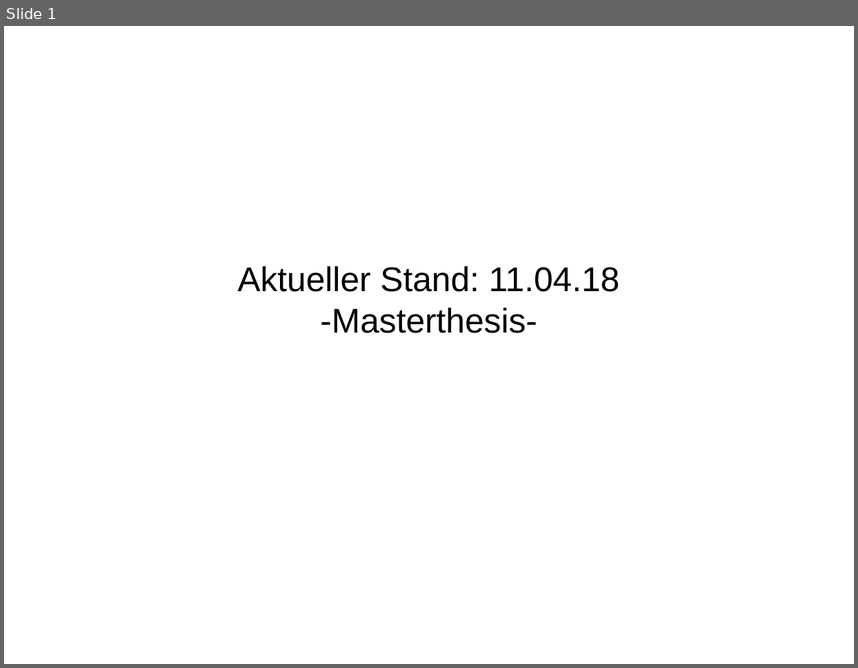
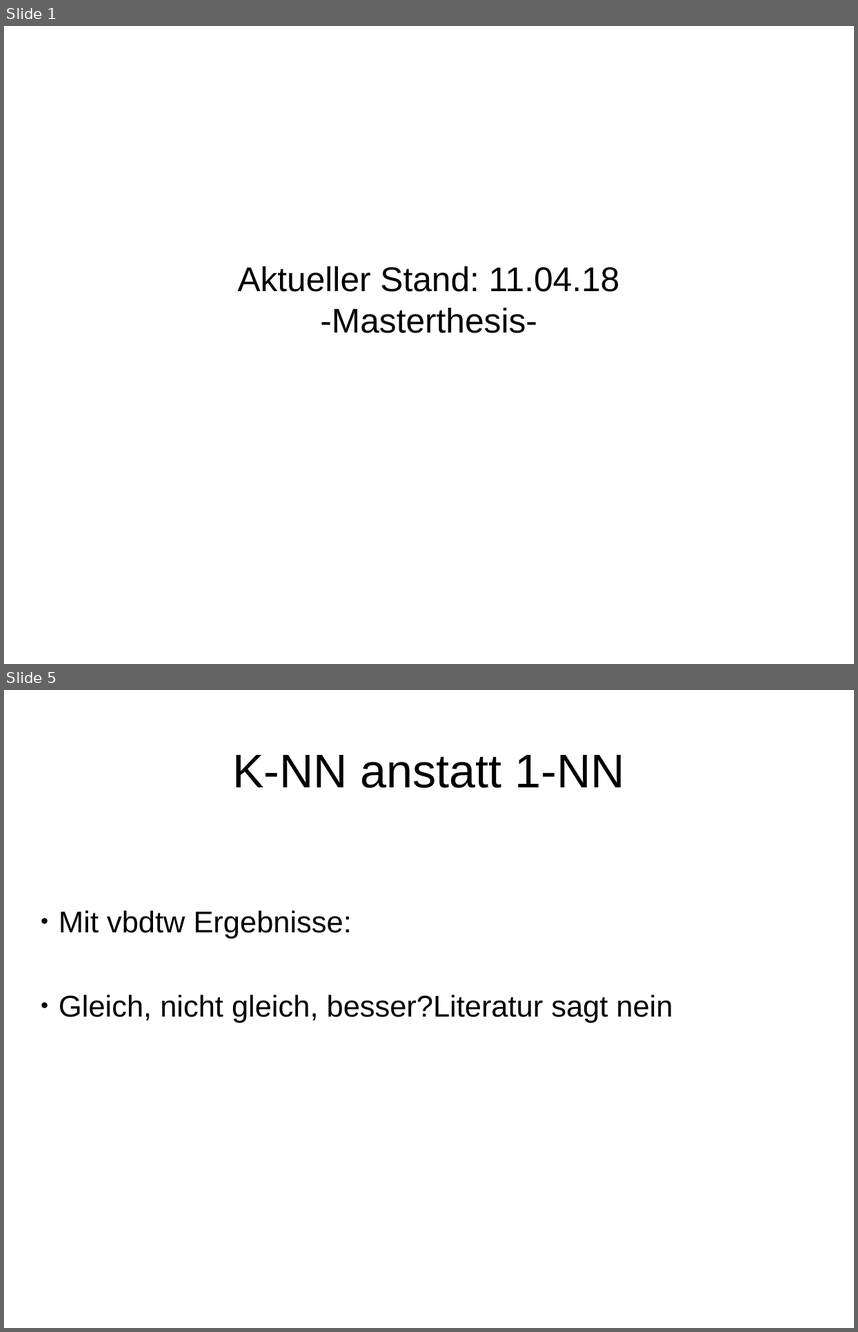
Before and after one commit to HannahSyrek/MTAnalysisOfCGMCurves, a slide deck: presentations/presentation_11_04_18.odp. Shown one above the other, each under a label of ours: slide 1 before the commit, slides 1 and 5 after it; the slides between them are not shown. The pictures are 858x668 and 858x1332 pixels, drawn with LibreOffice and Linux fonts; fonts in the diff are those of the drawing. Boxes give left, top, right and bottom in pixels: in the first picture for what was removed or moved away, otherwise in the second. Text is boxed around its words. In the diff, an @@ line names an element or a change of style, - is before the commit and + after.

```diff
--- a/presentations/presentation_11_04_18.odp
+++ b/presentations/presentation_11_04_18.odp
@@ slide 5 added at [4, 690, 854, 1328], background #FFFFFF @@
@@ title added at [232, 755, 624, 788], 44 pt, text #000000 @@
+K-NN anstatt 1-NN
@@ subtitle added at [59, 910, 673, 1023], 28 pt, text #000000 @@
+● Mit vbdtw Ergebnisse:
+● Gleich, nicht gleich, besser?Literatur sagt nein
```
Also in this commit, not shown: 3 slides changed, 6 other slides added, 50 other files.
